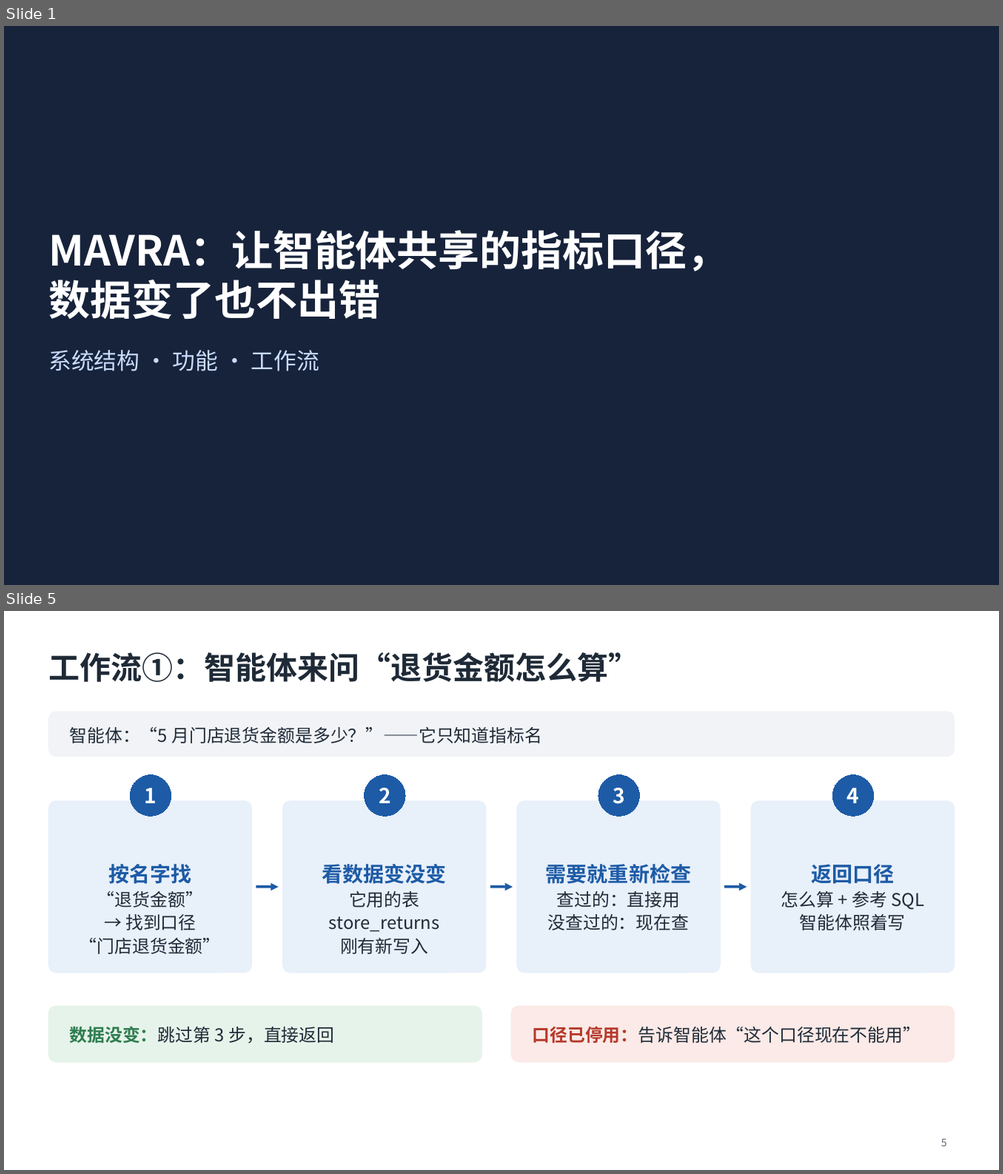
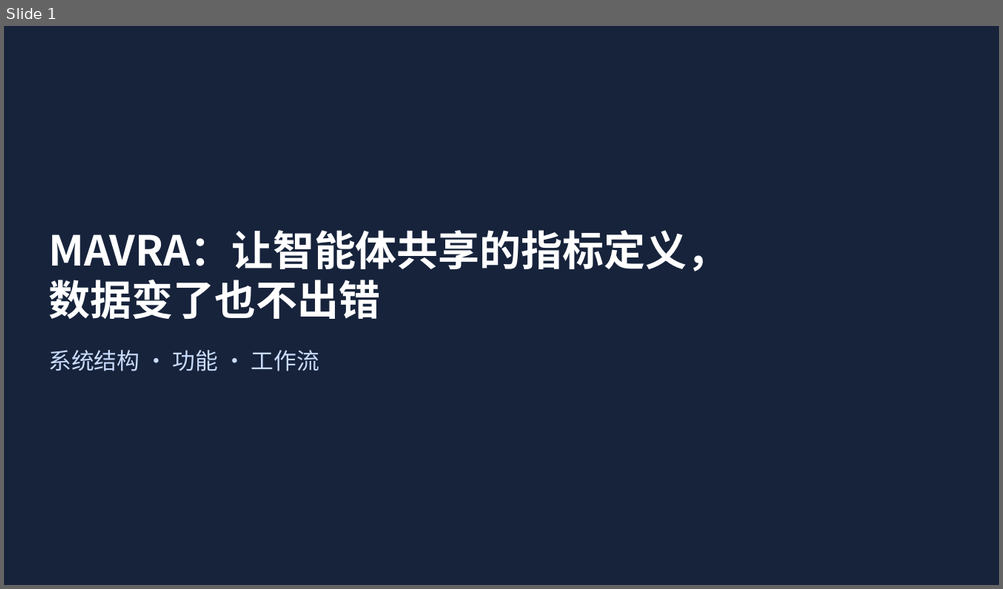
Before and after one commit to mmmttt000045/agent4db-adapter, a slide deck: docs/mavra-system.pptx. Shown one above the other, each under a label of ours: slides 1 and 5 before the commit, slide 1 after it; the slides between them are not shown. The pictures are 1003x1174 and 1003x589 pixels, drawn with LibreOffice and Linux fonts; fonts in the diff are those of the drawing. Boxes give left, top, right and bottom in pixels: in the first picture for what was removed or moved away, otherwise in the second. Text is boxed around its words. In the diff, an @@ line names an element or a change of style, - is before the commit and + after.

```diff
--- a/docs/mavra-system.pptx
+++ b/docs/mavra-system.pptx
@@ slide 5 removed at box(4, 611, 999, 1170), background #FFFFFF @@
@@ title removed at box(48, 652, 639, 682) @@
-工作流①：智能体来问“退货金额怎么算”
@@ rounded rectangle removed at box(48, 712, 954, 757) @@
-智能体：“5 月门店退货金额是多少？”——它只知道指标名
@@ ellipse removed at box(130, 775, 171, 816) @@
-1
@@ ellipse removed at box(364, 775, 405, 816) @@
-2
@@ ellipse removed at box(599, 775, 640, 816) @@
-3
@@ ellipse removed at box(832, 775, 874, 816) @@
-4
@@ rounded rectangle removed at box(48, 801, 252, 973) @@
-按名字找
-“退货金额”
-→ 找到口径
-“门店退货金额”
@@ rounded rectangle removed at box(283, 801, 486, 973) @@
-看数据变没变
-它用的表
-store_returns
-刚有新写入
@@ rounded rectangle removed at box(518, 801, 720, 973) @@
-需要就重新检查
-查过的：直接用
-没查过的：现在查
@@ rounded rectangle removed at box(751, 801, 954, 973) @@
-返回口径
-怎么算 + 参考 SQL
-智能体照着写
@@ arrow removed from (256, 887) to (279, 887) @@
@@ arrow removed from (490, 887) to (513, 887) @@
@@ arrow removed from (724, 887) to (746, 887) @@
@@ rounded rectangle removed at box(48, 1006, 481, 1062) @@
-数据没变：跳过第 3 步，直接返回
@@ rounded rectangle removed at box(512, 1006, 954, 1062) @@
-口径已停用：告诉智能体“这个口径现在不能用”
@@ page number removed at box(941, 1139, 947, 1147) @@
-5
@@ slide 1 changed as well @@
@@ title at box(48, 230, 728, 272): text changed @@
-MAVRA：让智能体共享的指标口径，
+MAVRA：让智能体共享的指标定义，
```
Also in this commit, not shown: 1 other slide changed, 4 slides added, 7 other slides removed, 21 other files.
